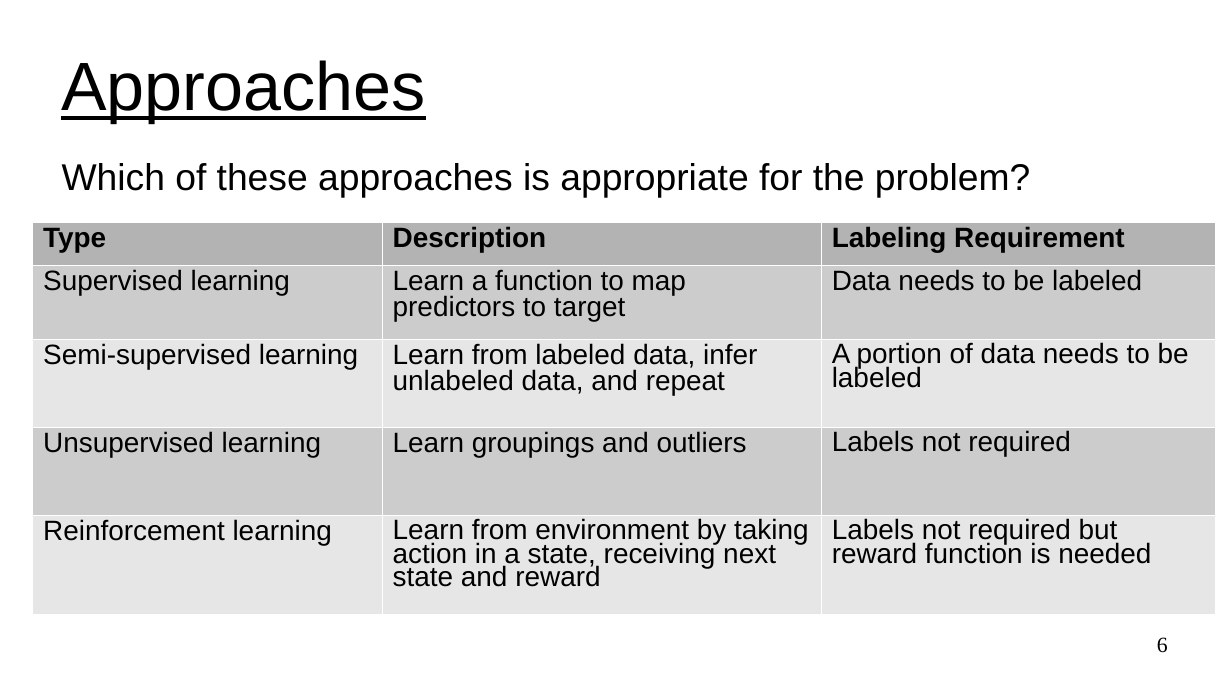
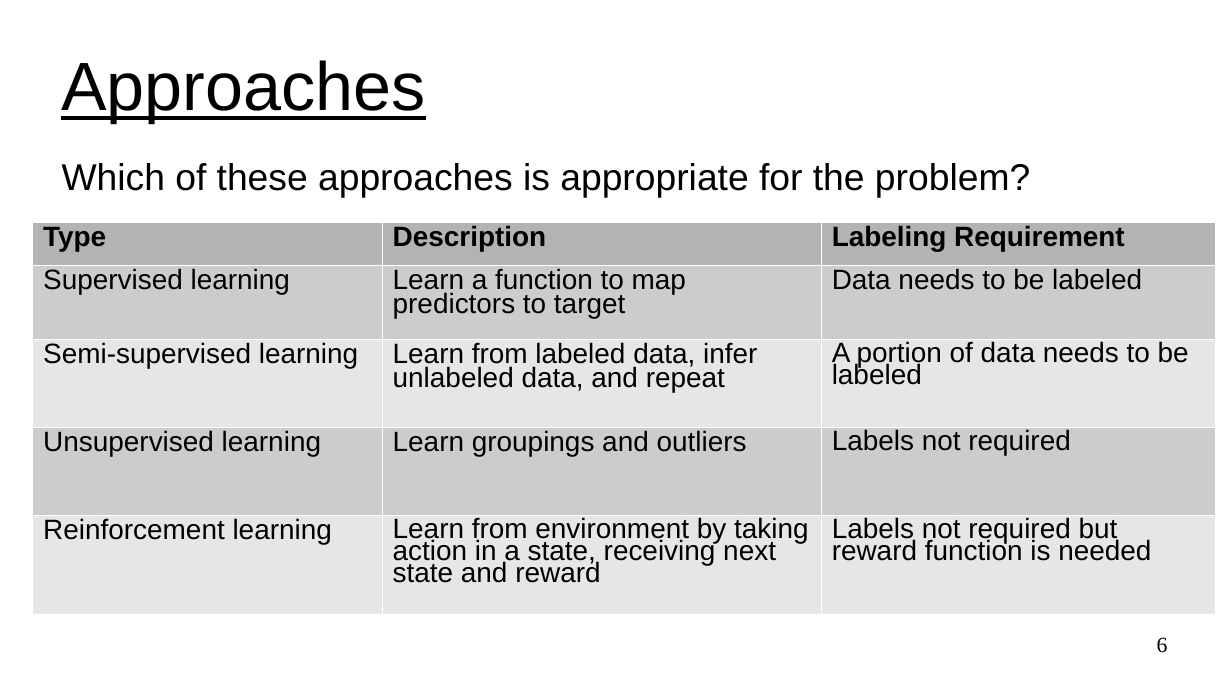
Before and after one commit to UVADS/ds6011, a slide deck: slide 6 of 04_ml_problem_framing.ppt. Drawn at 1232x693 pixels with LibreOffice and Linux fonts; fonts in the diff are those of the drawing. Boxes give left, top, right and bottom in pixels: in the first picture for what was removed or moved away, otherwise in the second. Text is boxed around its words. In the diff, an @@ line names an element or a change of style, - is before the commit and + after.

```diff
--- a/04_ml_problem_framing.ppt
+++ b/04_ml_problem_framing.ppt
@@ table at <box>32,222,1216,614</box> @@
@@ line spacing 0.81 to 0.76 @@
@@ line spacing 0.76 to 0.71 @@
```
Also in this commit, not shown: 3 other slides changed, 1 other file.
